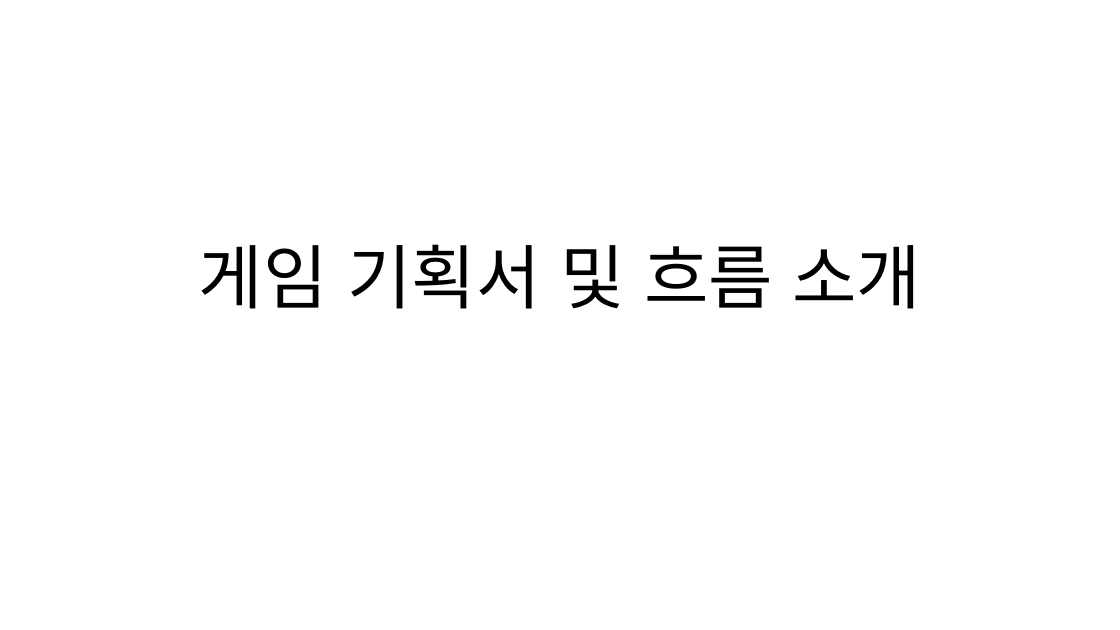
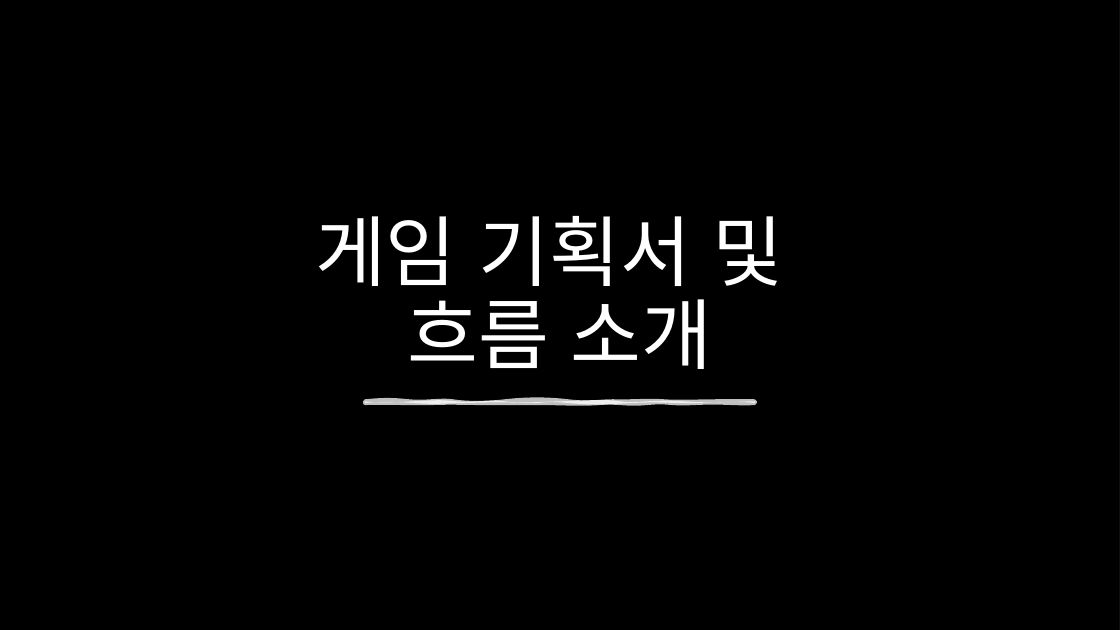
Before and after one commit to Younjaehyung/2DGP-PROJECT, a slide deck: slide 3 of 2DGP_project1.pptx. Drawn at 1120x630 pixels with LibreOffice and Linux fonts; fonts in the diff are those of the drawing; background and template pictures are left out; a plain dark background stands for a picture behind light text. Boxes give left, top, right and bottom in pixels: in the first picture for what was removed or moved away, otherwise in the second. Text is boxed around its words. In the diff, an @@ line names an element or a change of style, - is before the commit and + after.

```diff
--- a/2DGP_project1.pptx
+++ b/2DGP_project1.pptx
@@ background #FFFFFF to picture (left out) @@
@@ rectangle added at box(0, 0, 1120, 630), fill #000000 @@
@@ title "게임 기획서 및 흐름 소개" at box(315, 216, 783, 369): size 60 to 66 pt, text colour #000000 to #FFFFFF @@
@@ freeform shape added at box(365, 402, 755, 403), fill #FFFFFF at 75% opacity, outline #FFFFFF 3.5 pt @@
```
Also in this commit, not shown: 7 other slides changed, 1 slide added.
